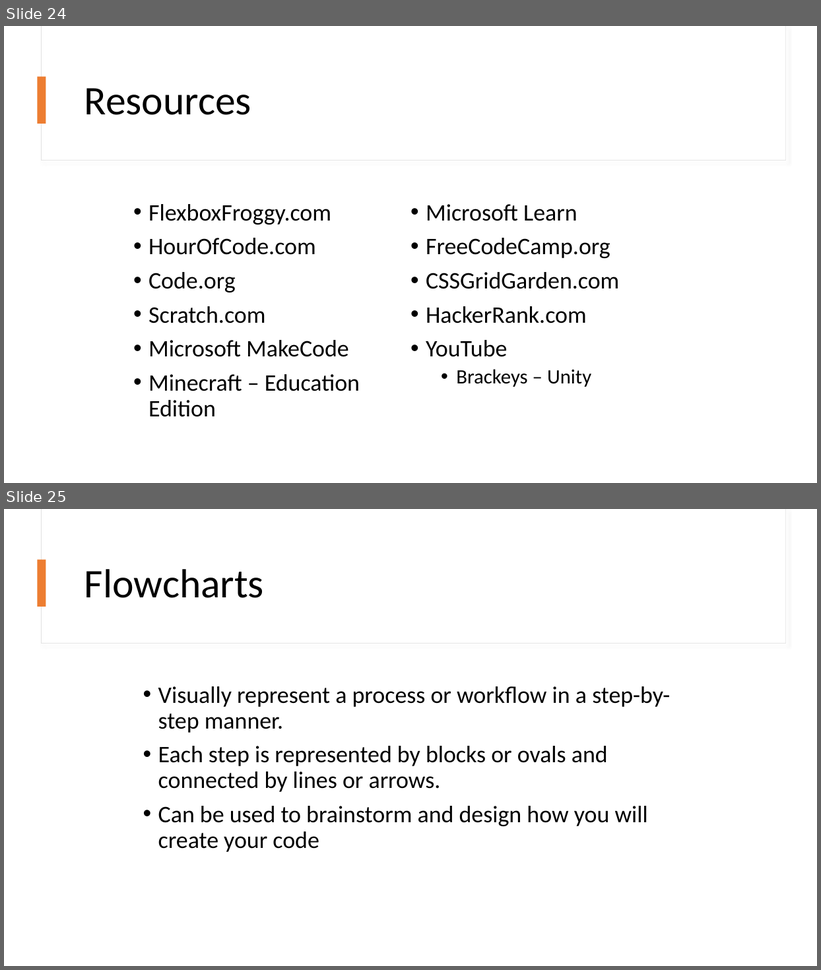
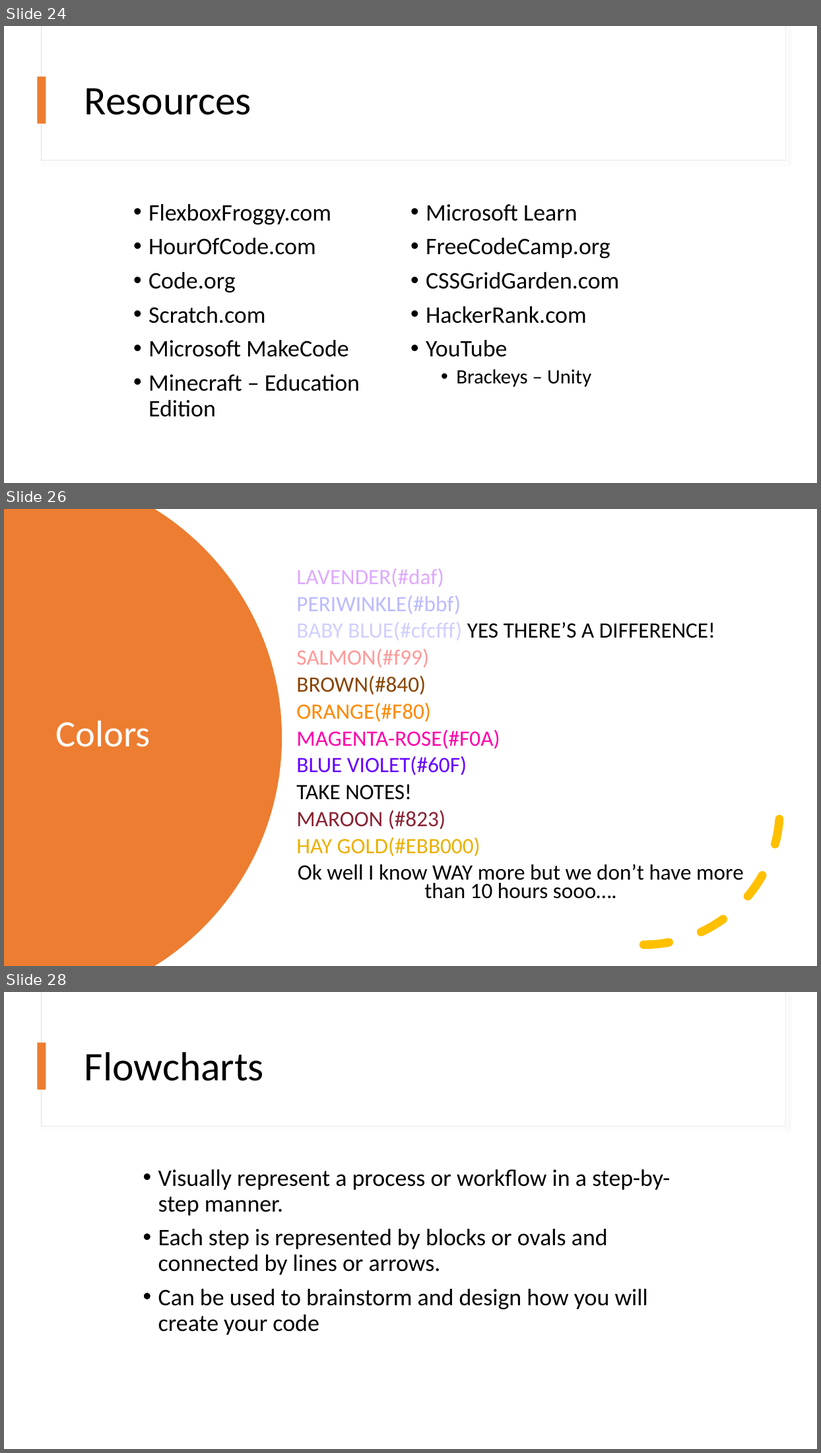
Before and after one commit to kevmoens/ThatConference2022, a slide deck: ThatConference2022.pptx. Shown one above the other, each under a label of ours: slides 24 and 25 before the commit, slides 24, 26 and 28 after it; the slides between them are not shown. The pictures are 821x970 and 821x1453 pixels, drawn with LibreOffice and Linux fonts; fonts in the diff are those of the drawing. Boxes give left, top, right and bottom in pixels: in the first picture for what was removed or moved away, otherwise in the second. Text is boxed around its words. In the diff, an @@ line names an element or a change of style, - is before the commit and + after.

```diff
--- a/ThatConference2022.pptx
+++ b/ThatConference2022.pptx
@@ slide 26 added at <box>4,509,817,966</box>, background #FFFFFF @@
@@ freeform shape added at <box>4,509,282,966</box>, fill #ED7D31 @@
@@ text added at <box>296,568,744,899</box>, 25.9 pt, text #000000 @@
+LAVENDER(#daf)
+PERIWINKLE(#bbf)
+BABY BLUE(#cfcfff) YES THERE’S A DIFFERENCE!
+SALMON(#f99)
+BROWN(#840)
+ORANGE(#F80)
+MAGENTA-ROSE(#F0A)
+BLUE VIOLET(#60F)
+TAKE NOTES!
+MAROON (#823)
+HAY GOLD(#EBB000)
+Ok well I know WAY more but we don’t have more than 10 hours sooo….
@@ arc (boxed as its full ellipse) added at <box>508,673,781,946</box>, outline #FFC000 10 pt dashed @@
@@ title added at <box>56,720,151,747</box>, 44 pt, text #FFFFFF @@
+Colors
@@ what was slide 25 is now slide 28 @@
```
Also in this commit, not shown: 3 slides changed, 2 other slides added.
